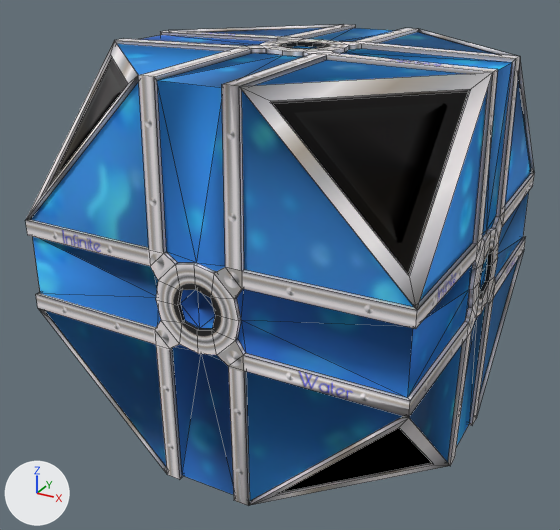
Renders of the OBJ model models/block/infinite_water_source.obj from each side of a commit.
One viewpoint serves both versions: a 50 mm camera at (1.4, -2.26, 1.28) aimed at (0.463, -0.556, 0.428). The axes (+X, +Y, +Z) are drawn at lower left. The lights are the same throughout. Mesh edges are drawn as thin lines. Where no turn or scale is listed for an object, it has been applied to the vertices. Vertices at the same position are counted once.

The older version as bpy lines, for what is in view:
```python
me_plane_001_plane_011 = bpy.data.meshes.new('Plane.001_Plane.011')
me_plane_001_plane_011.from_pydata(...)  # 576 vertices, 906 faces; spans x -0.007..1.007, y -1.007..0.007, z -0.007..1.007
me_plane_001_plane_011.materials.append(mat_none)  # picture img_infinite_water_source
ob_plane_001_plane_011 = bpy.data.objects.new('Plane.001_Plane.011', me_plane_001_plane_011)
ob_plane_001_plane_011.location = (0.0, 0.0, 0.0)
```
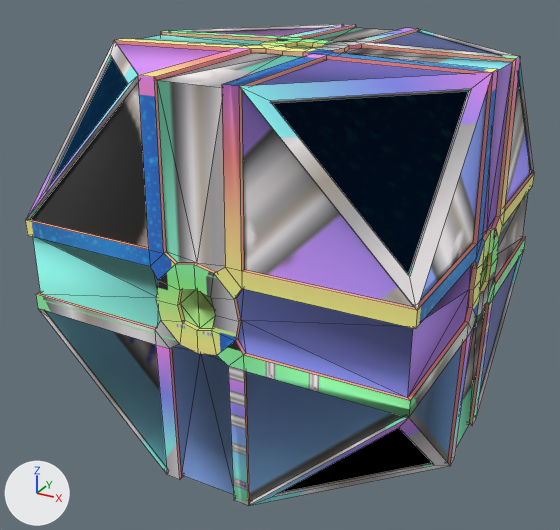
What differs and where, as boxes (x1, y1, x2, y2) in the pictures (560 x 530 px; the box of a moved part takes in the faces that stretch with it):
part 1 of me_plane_001_plane_011, moved or reshaped: (26, 29, 534, 505) in both
part 2 of me_plane_001_plane_011, surface changed: (26, 24, 534, 505) in both

What changed in the scene script:
```text
Change me_plane_001_plane_011:
    where me_plane_001_plane_011.from_pydata(...)  # 576 vertices, 906 faces; spans x -0.007..1.007, y -1.007..0.007, z -0.007..1.007
    used by ob_plane_001_plane_011; location = (0.0, 0.0, 0.0)
    me_plane_001_plane_011 part 1
    184 faces are deleted
    184 new faces join them
    me_plane_001_plane_011 part 2: 728 kept faces spanning x -0.007..1.007, y -1.007..0.007, z -0.007..1.007 get new texture (UV) coordinates
```
